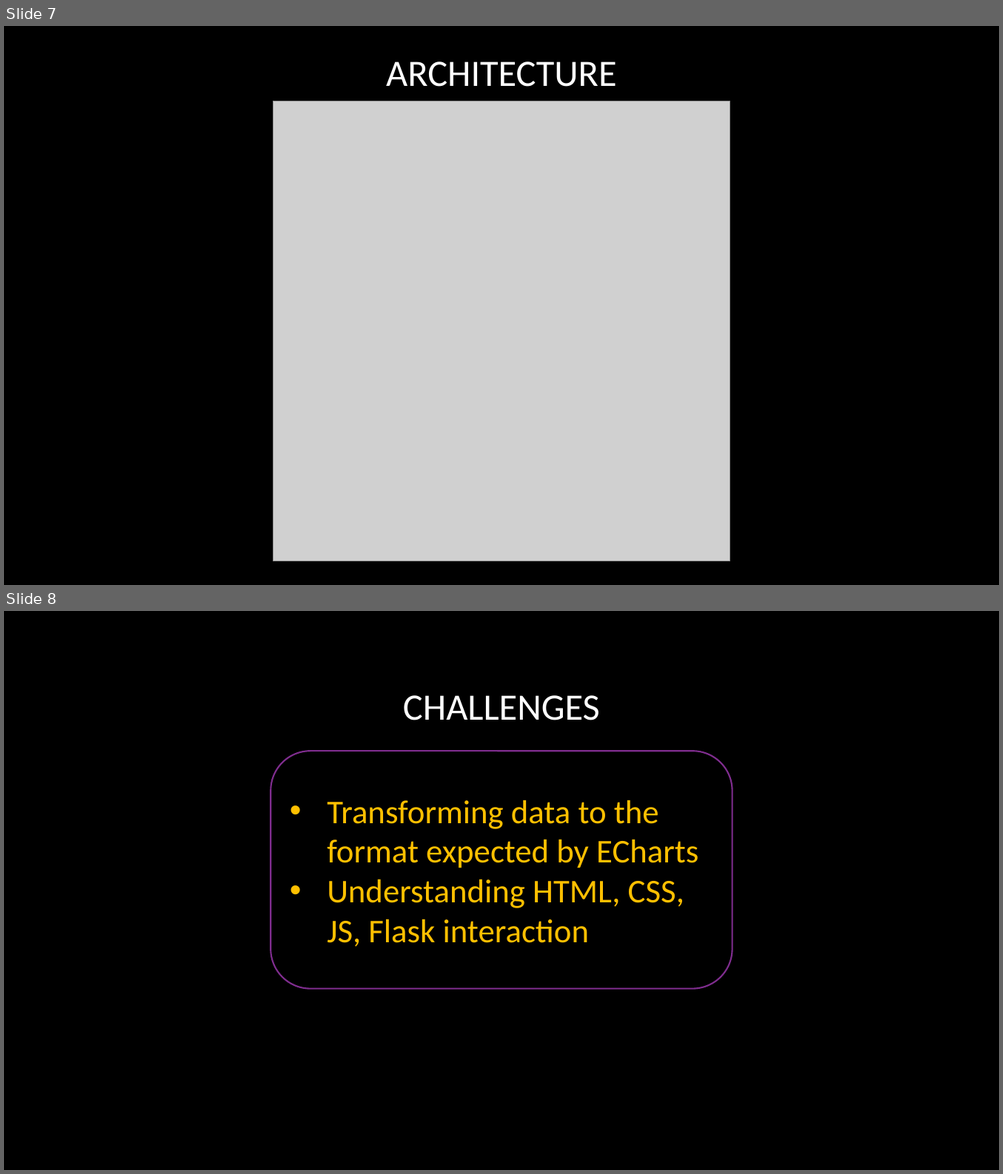
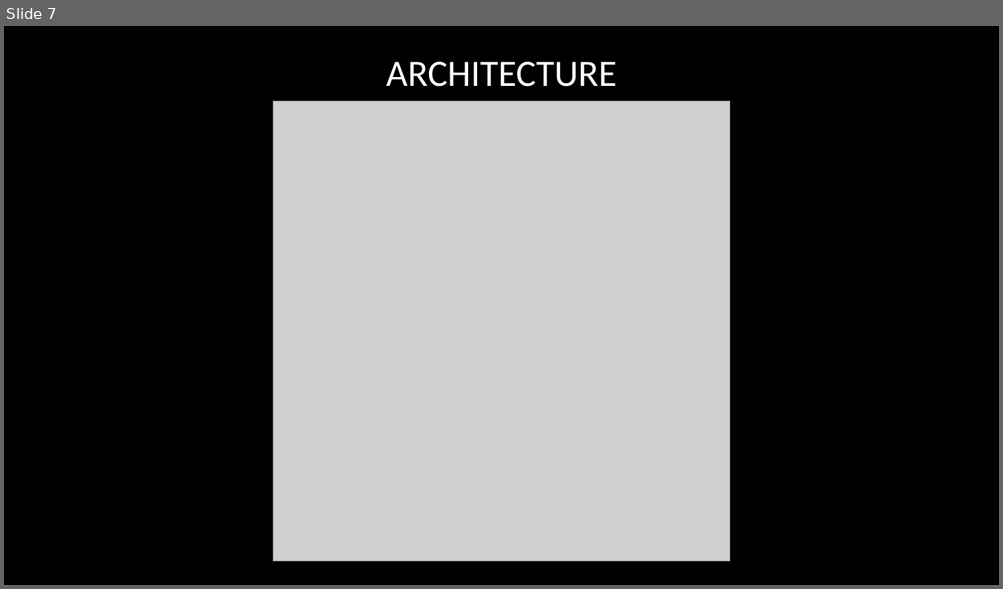
Before and after one commit to shriparna/us-mortality-stats, a slide deck: Presentation/project_03_group_04.pptx. Shown one above the other, each under a label of ours: slides 7 and 8 before the commit, slide 7 after it. The pictures are 1003x1174 and 1003x589 pixels, drawn with LibreOffice and Linux fonts; fonts in the diff are those of the drawing; grey boxes stand for pictures; background and template pictures are left out. Boxes give left, top, right and bottom in pixels: in the first picture for what was removed or moved away, otherwise in the second. Text is boxed around its words. In the diff, an @@ line names an element or a change of style, - is before the commit and + after.

```diff
--- a/Presentation/project_03_group_04.pptx
+++ b/Presentation/project_03_group_04.pptx
@@ slide 8 removed at (4, 611, 999, 1170), background picture (left out) @@
@@ title removed at (403, 695, 600, 721) @@
-CHALLENGES
@@ rounded rectangle removed at (270, 752, 731, 989) @@
-• Transforming data to the format expected by ECharts
-• Understanding HTML, CSS, JS, Flask interaction
```
Also in this commit, not shown: 5 slides changed, 1 slide added, 11 other files.
